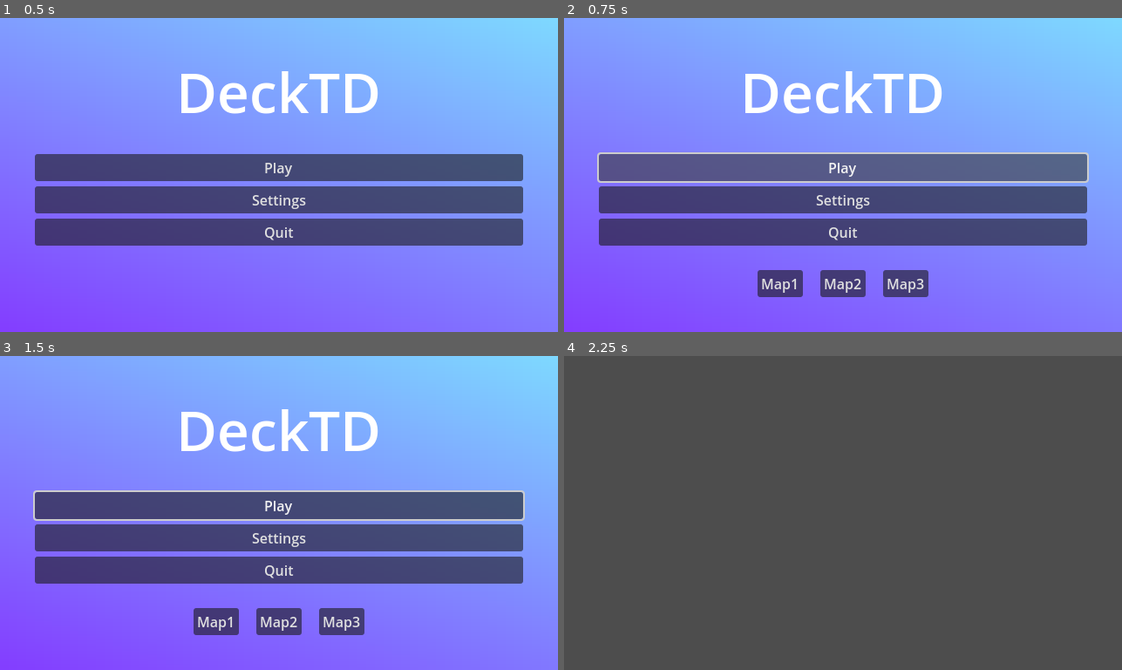
Above: before the commit, frames 1-4 (two rows, left to right).
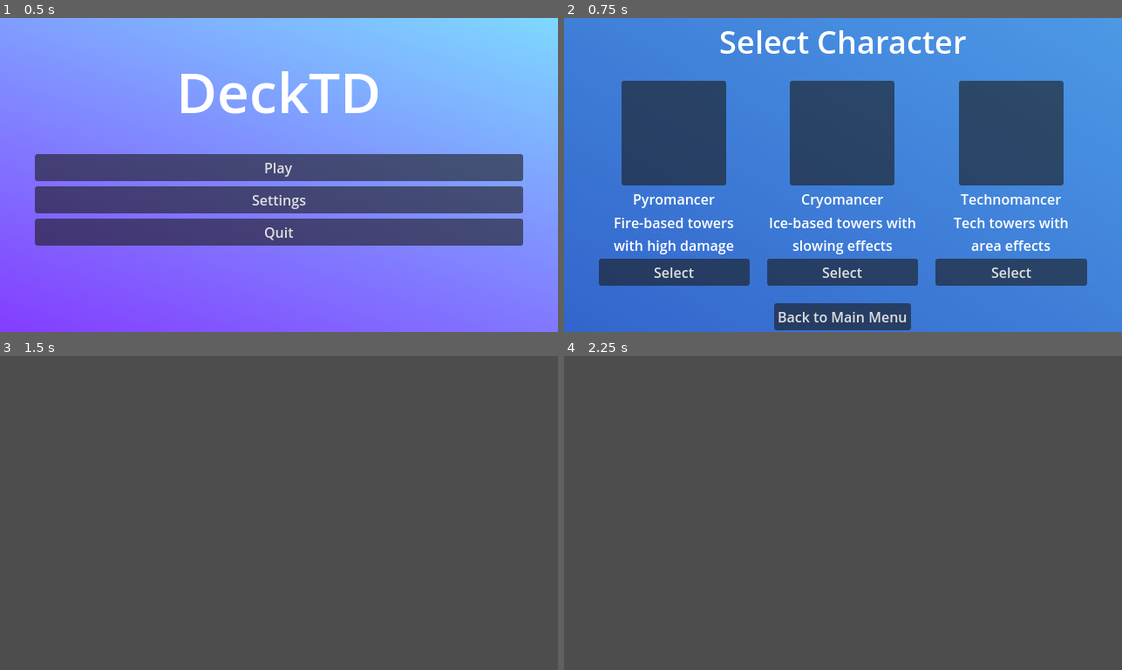
Above: after the commit, the same moments.

Repository: brandon-relentnet/RogueTD
Game: Godot game, scene res://scenes/main.tscn
Two runs of this game, one before a commit and one after it. Both use one fixed random seed, a clock stepped at 60 frames per second and the inputs below.
Inputs (mouse positions are in pixels of both pictures, inside the frame that each line leads up to):
- Up to frame 1 (0.5 s): no input
- Up to frame 2 (0.75 s): click "Play" at 0.5 s
- Up to frame 3 (1.5 s): click (111, 610) at 1.25 s, where only the run after the commit has a clickable "Select"
- Up to frame 4 (2.25 s): click (781, 622) at 2 s, where only the run before the commit has a clickable "Map1"

Frame 1 is identical in both runs. In frame 2, 100% of the frame differs, in the area x 0-100%, y 0-100%; in frame 3, 100%; in frame 4, nothing differs.
Error before the commit: Attempt to call function 'instantiate' in base 'null instance' on a null instance. (res://scripts/main.gd:27)

Commit message:
Implemented a character selection screen after pressing play.

Diff:
--- /dev/null
+++ b/scenes/ui/character_select/CharacterSelect.tscn
@@ -0,0 +1,133 @@
+[gd_scene load_steps=4 format=3 uid="uid://cp666jfr12ml8"]
+
+[ext_resource type="Script" uid="uid://dae7jobbv007k" path="res://scripts/ui/character_select/character_select.gd" id="1_cs001"]
+
+[sub_resource type="Gradient" id="Gradient_chr01"]
+colors = PackedColorArray(0.2, 0.4, 0.8, 1, 0.3, 0.6, 0.9, 1)
+
+[sub_resource type="GradientTexture2D" id="GradientTexture2D_chr02"]
+gradient = SubResource("Gradient_chr01")
+fill_from = Vector2(0, 1)
+
+[node name="CharacterSelect" type="Control"]
+layout_mode = 3
+anchors_preset = 15
+anchor_right = 1.0
+anchor_bottom = 1.0
+grow_horizontal = 2
+grow_vertical = 2
+script = ExtResource("1_cs001")
+
+[node name="Background" type="TextureRect" parent="."]
+layout_mode = 1
+anchors_preset = 15
+anchor_right = 1.0
+anchor_bottom = 1.0
+grow_horizontal = 2
+grow_vertical = 2
+texture = SubResource("GradientTexture2D_chr02")
+
+[node name="MarginContainer" type="MarginContainer" parent="."]
+layout_mode = 1
+anchors_preset = 15
+anchor_right = 1.0
+anchor_bottom = 1.0
+grow_horizontal = 2
+grow_vertical = 2
+theme_override_constants/margin_left = 40
+theme_override_constants/margin_top = 40
+theme_override_constants/margin_right = 40
+theme_override_constants/margin_bottom = 40
+
+[node name="VBoxContainer" type="VBoxContainer" parent="MarginContainer"]
+layout_mode = 2
+theme_override_constants/separation = 20
+
+[node name="Title" type="Label" parent="MarginContainer/VBoxContainer"]
+layout_mode = 2
+theme_override_font_sizes/font_size = 36
+text = "Select Character"
+horizontal_alignment = 1
+
+[node name="CharacterContainer" type="HBoxContainer" parent="MarginContainer/VBoxContainer"]
+layout_mode = 2
+size_flags_vertical = 3
+theme_override_constants/separation = 20
+alignment = 1
+
+[node name="Character1" type="VBoxContainer" parent="MarginContainer/VBoxContainer/CharacterContainer"]
+layout_mode = 2
+size_flags_horizontal = 3
+
+[node name="Portrait" type="Panel" parent="MarginContainer/VBoxContainer/CharacterContainer/Character1"]
+custom_minimum_size = Vector2(120, 120)
+layout_mode = 2
+size_flags_horizontal = 4
+
+[node name="CharName" type="Label" parent="MarginContainer/VBoxContainer/CharacterContainer/Character1"]
+layout_mode = 2
+text = "Pyromancer"
+horizontal_alignment = 1
+
+[node name="Description" type="Label" parent="MarginContainer/VBoxContainer/CharacterContainer/Character1"]
+layout_mode = 2
+text = "Fire-based towers with high damage"
+horizontal_alignment = 1
+autowrap_mode = 3
+
+[node name="SelectButton" type="Button" parent="MarginContainer/VBoxContainer/CharacterContainer/Character1"]
+layout_mode = 2
+text = "Select"
+
+[node name="Character2" type="VBoxContainer" parent="MarginContainer/VBoxContainer/CharacterContainer"]
+layout_mode = 2
+size_flags_horizontal = 3
+
+[node name="Portrait" type="Panel" parent="MarginContainer/VBoxContainer/CharacterContainer/Character2"]
+custom_minimum_size = Vector2(120, 120)
+layout_mode = 2
+size_flags_horizontal = 4
+
+[node name="CharName" type="Label" parent="MarginContainer/VBoxContainer/CharacterContainer/Character2"]
+layout_mode = 2
+text = "Cryomancer"
+horizontal_alignment = 1
+
+[node name="Description" type="Label" parent="MarginContainer/VBoxContainer/CharacterContainer/Character2"]
+layout_mode = 2
+text = "Ice-based towers with slowing effects"
+horizontal_alignment = 1
+autowrap_mode = 3
+
+[node name="SelectButton" type="Button" parent="MarginContainer/VBoxContainer/CharacterContainer/Character2"]
+layout_mode = 2
+text = "Select"
+
+[node name="Character3" type="VBoxContainer" parent="MarginContainer/VBoxContainer/CharacterContainer"]
+layout_mode = 2
+size_flags_horizontal = 3
+
+[node name="Portrait" type="Panel" parent="MarginContainer/VBoxContainer/CharacterContainer/Character3"]
+custom_minimum_size = Vector2(120, 120)
+layout_mode = 2
+size_flags_horizontal = 4
+
+[node name="CharName" type="Label" parent="MarginContainer/VBoxContainer/CharacterContainer/Character3"]
+layout_mode = 2
+text = "Technomancer"
+horizontal_alignment = 1
+
+[node name="Description" type="Label" parent="MarginContainer/VBoxContainer/CharacterContainer/Character3"]
+layout_mode = 2
+text = "Tech towers with area effects"
+horizontal_alignment = 1
+autowrap_mode = 3
+
+[node name="SelectButton" type="Button" parent="MarginContainer/VBoxContainer/CharacterContainer/Character3"]
+layout_mode = 2
+text = "Select"
+
+[node name="BackButton" type="Button" parent="MarginContainer/VBoxContainer"]
+layout_mode = 2
+size_flags_horizontal = 4
+text = "Back to Main Menu"
--- a/scenes/ui/main_menu/MainMenu.tscn
+++ b/scenes/ui/main_menu/MainMenu.tscn
@@ -64,20 +64,3 @@
 [node name="QuitButton" type="Button" parent="MarginContainer/VBoxContainer/MenuButtons"]
 layout_mode = 2
 text = "Quit"
-
-[node name="MapSelection" type="HBoxContainer" parent="MarginContainer/VBoxContainer"]
-layout_mode = 2
-size_flags_horizontal = 4
-theme_override_constants/separation = 20
-
-[node name="Map1" type="Button" parent="MarginContainer/VBoxContainer/MapSelection"]
-layout_mode = 2
-text = "Map1"
-
-[node name="Map2" type="Button" parent="MarginContainer/VBoxContainer/MapSelection"]
-layout_mode = 2
-text = "Map2"
-
-[node name="Map3" type="Button" parent="MarginContainer/VBoxContainer/MapSelection"]
-layout_mode = 2
-text = "Map3"
--- a/scripts/main.gd
+++ b/scripts/main.gd
@@ -1,44 +1,65 @@
 extends Node
 
-var current_map = null
+var current_character = null
+
+# Preload scenes
+var character_select_scene = preload("res://scenes/ui/character_select/CharacterSelect.tscn")
+var character_select_instance = null
 
 func _ready():
+	# Show the main menu and hide other UI elements
 	$UI/MainMenu.show()
 	$UI/PauseMenu.hide()
 	$UI/HUD.hide()
 
-	$UI/MainMenu.connect("play_button_pressed", Callable(self, "_on_play_button_pressed"))
+	# Connect main menu signals
+	$UI/MainMenu.connect("play_button_pressed", Callable(self, "_on_main_menu_play_pressed"))
 	$UI/MainMenu.connect("settings_button_pressed", Callable(self, "_on_settings_button_pressed"))
 	$UI/MainMenu.connect("quit_button_pressed", Callable(self, "_on_quit_button_pressed"))
 
-func _on_play_button_pressed(map_id):
+func _on_main_menu_play_pressed():
+	# Instead of loading map directly, show character selection
 	$UI/MainMenu.hide()
 
+	# Instantiate character select if not already
+	if character_select_instance == null:
+		character_select_instance = character_select_scene.instantiate()
+		character_select_instance.connect("character_selected", Callable(self, "_on_character_selected"))
+		character_select_instance.connect("back_pressed", Callable(self, "_on_character_select_back"))
+		$UI.add_child(character_select_instance)
+	else:
+		character_select_instance.show()
+
+func _on_character_select_back():
+	# Hide character select and show main menu
+	character_select_instance.hide()
+	$UI/MainMenu.show()
+
+func _on_character_selected(character_id):
+	# Store selected character
+	current_character = character_id
+
+	# Hide character select
+	character_select_instance.hide()
+
+	# Show HUD
 	$UI/HUD.show()
 
-	load_map(map_id)
-
-func load_map(map_id):
-	if current_map != null:
-		current_map.queue_free()
-		current_map = null
-
-	var map_scene = load("res://scenes/maps/" + map_id + ".tscn")
-	current_map = map_scene.instantiate()
-
-	$GameWorld.add_child(current_map)
-
-	current_map.connect("round_completed", Callable(self, "_on_round_completed"))
+	# In a more complex implementation, you'd set up the game state based on character selection:
+	# - Load character-specific towers
+	# - Initialize starting deck
+	print("Starting game with character: ", character_id)
 
 func _on_settings_button_pressed():
+	# Implement settings menu
 	pass
 
 func _on_quit_button_pressed():
 	get_tree().quit()
 
 func _input(event):
-	if event.is_action_pressed("ui_cancel") and current_map != null:
-			toggle_pause()
+	if event.is_action_pressed("ui_cancel"):
+		toggle_pause()
 
 func toggle_pause():
 	var paused = !get_tree().paused
--- /dev/null
+++ b/scripts/ui/character_select/character_select.gd
@@ -0,0 +1,52 @@
+extends Control
+
+signal character_selected(character_id)
+signal back_pressed
+
+# Character data - in a larger game, this would come from a resource or JSON file
+var characters = {
+	"pyromancer": {
+		"name": "Pyromancer",
+		"description": "Fire-based towers with high damage",
+		"towers": ["FireballTower", "FlamethrowerTower", "MeteorTower", "InfernoTower", "PhoenixTower"],
+		"starter_deck": ["FireBlast", "BurningGround", "EmberShot"]
+	},
+	"cryomancer": {
+		"name": "Cryomancer",
+		"description": "Ice-based towers with slowing effects",
+		"towers": ["IceSpikeTower", "FrostbiteTower", "BlizzardTower", "GlacierTower", "SnowstormTower"],
+		"starter_deck": ["FrostNova", "IceWall", "ColdSnap"]
+	},
+	"technomancer": {
+		"name": "Technomancer",
+		"description": "Tech towers with area effects",
+		"towers": ["TeslaTower", "DroneTower", "LaserTower", "ShieldTower", "EMPTower"],
+		"starter_deck": ["OverCharge", "ForceField", "TargetingDrone"]
+	}
+}
+
+func _ready():
+	# Connect buttons
+	$MarginContainer/VBoxContainer/CharacterContainer/Character1/SelectButton.pressed.connect(_on_pyromancer_selected)
+	$MarginContainer/VBoxContainer/CharacterContainer/Character2/SelectButton.pressed.connect(_on_cryomancer_selected)
+	$MarginContainer/VBoxContainer/CharacterContainer/Character3/SelectButton.pressed.connect(_on_technomancer_selected)
+	$MarginContainer/VBoxContainer/BackButton.pressed.connect(_on_back_pressed)
+
+	# In a full implementation, you'd load character portraits here
+	# For example:
+	# $MarginContainer/VBoxContainer/CharacterContainer/Character1/Portrait.texture = preload("res://assets/images/characters/pyromancer.png")
+
+func _on_pyromancer_selected():
+	emit_signal("character_selected", "pyromancer")
+
+func _on_cryomancer_selected():
+	emit_signal("character_selected", "cryomancer")
+
+func _on_technomancer_selected():
+	emit_signal("character_selected", "technomancer")
+
+func _on_back_pressed():
+	emit_signal("back_pressed")
+
+func get_character_data(character_id):
+	return characters[character_id]
--- a/scripts/ui/main_menu/main_menu.gd
+++ b/scripts/ui/main_menu/main_menu.gd
@@ -1,7 +1,7 @@
 extends Control
 
 # Signal for map selection
-signal play_button_pressed(map_id)
+signal play_button_pressed
 signal settings_button_pressed
 signal quit_button_pressed
 
@@ -9,10 +9,6 @@
 @onready var play_button = $MarginContainer/VBoxContainer/MenuButtons/PlayButton
 @onready var settings_button = $MarginContainer/VBoxContainer/MenuButtons/SettingsButton
 @onready var quit_button = $MarginContainer/VBoxContainer/MenuButtons/QuitButton
-@onready var map_selection = $MarginContainer/VBoxContainer/MapSelection
-@onready var map1_button = $MarginContainer/VBoxContainer/MapSelection/Map1
-@onready var map2_button = $MarginContainer/VBoxContainer/MapSelection/Map2
-@onready var map3_button = $MarginContainer/VBoxContainer/MapSelection/Map3
 
 func _ready():
 	# Connect button signals
@@ -20,31 +16,11 @@
 	settings_button.pressed.connect(_on_settings_pressed)
 	quit_button.pressed.connect(_on_quit_pressed)
 
-	map1_button.pressed.connect(_on_map1_selected)
-	map2_button.pressed.connect(_on_map2_selected)
-	map3_button.pressed.connect(_on_map3_selected)
-
-	# Initially hide map selection
-	map_selection.hide()
-
 func _on_play_pressed():
-	# Show map selection, hide main buttons
-	map_selection.show()
-
-	# Optionally animate this transition
-	# $AnimationPlayer.play("to_map_selection")
+	emit_signal("play_button_pressed")
 
 func _on_settings_pressed():
 	emit_signal("settings_button_pressed")
 
 func _on_quit_pressed():
 	emit_signal("quit_button_pressed")
-
-func _on_map1_selected():
-	emit_signal("play_button_pressed", "map1")
-
-func _on_map2_selected():
-	emit_signal("play_button_pressed", "map2")
-
-func _on_map3_selected():
-	emit_signal("play_button_pressed", "map3")
Not shown, added: scripts/ui/character_select/character_select.gd.uid
